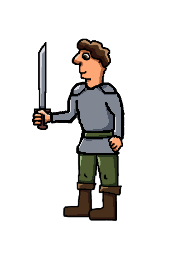
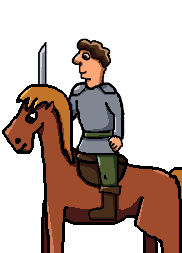
Layer changes from the first (182, 253) image to the second:
showed "Armor copy", painted on it over left=73, top=84, right=125, bottom=159
hid "Armor", painted on it over left=50, top=84, right=125, bottom=159
hid "Body" over left=75, top=84, right=114, bottom=153
showed "Horse" over left=2, top=84, right=182, bottom=253
showed "Armor copy #1" over left=50, top=87, right=74, bottom=124